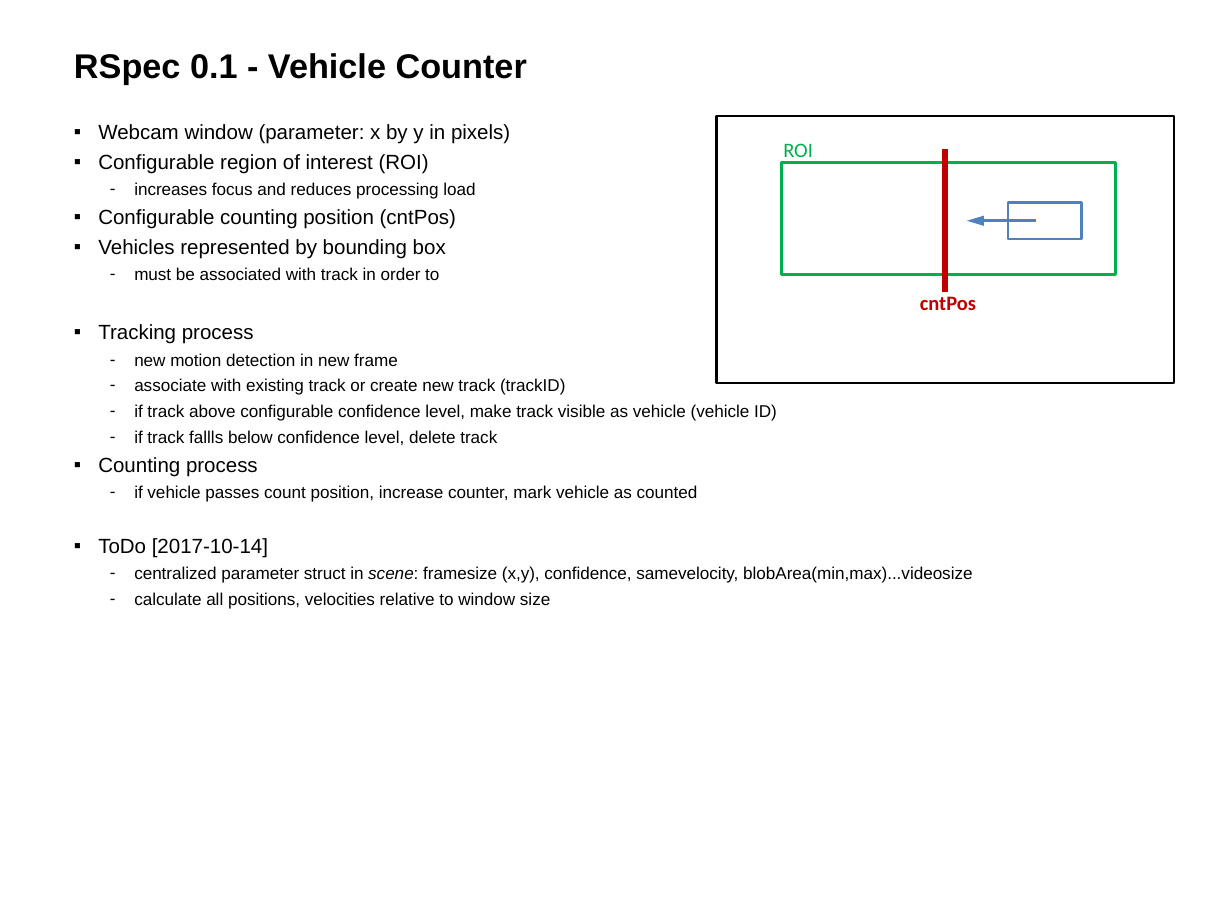
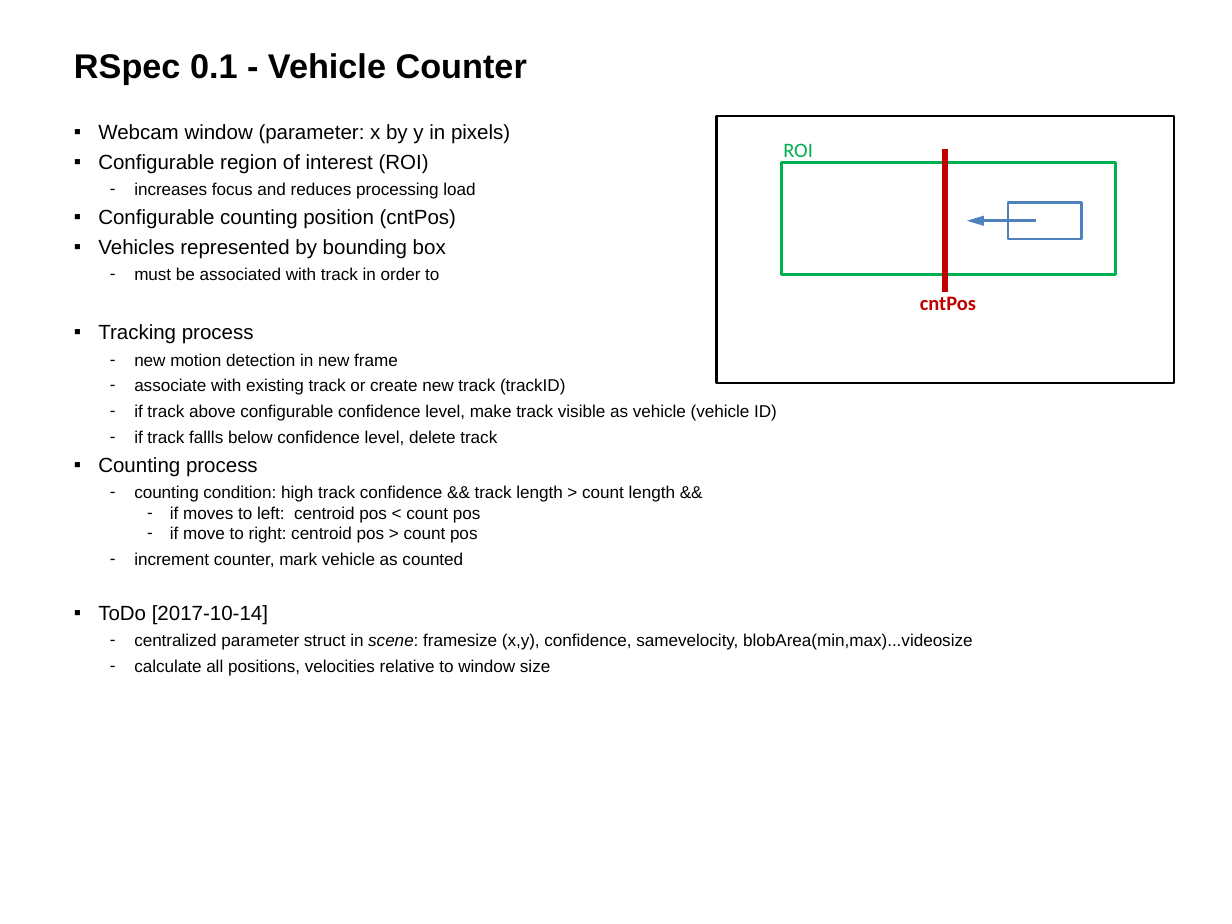
Before and after one commit to HwyToHell/CarCount, a slide deck: slide 1 of MotionDetection+ObjectTrackingV4.pptx. Drawn at 1232x924 pixels with LibreOffice and Linux fonts; fonts in the diff are those of the drawing. Boxes give left, top, right and bottom in pixels: in the first picture for what was removed or moved away, otherwise in the second. Text is boxed around its words. In the diff, an @@ line names an element or a change of style, - is before the commit and + after.

```diff
--- a/MotionDetection+ObjectTrackingV4.pptx
+++ b/MotionDetection+ObjectTrackingV4.pptx
@@ text at box(134, 485, 676, 567): text changed @@
-  – if vehicle passes count position, increase counter, mark vehicle as counted
+  – counting condition: high track confidence && track length > count length &&
+    – if moves to left: centroid pos < count pos
+    – if move to right: centroid pos > count pos
+  – increment counter, mark vehicle as counted
```
Also in this commit, not shown: 1 other slide changed, 1 slide added, 5 other files.
